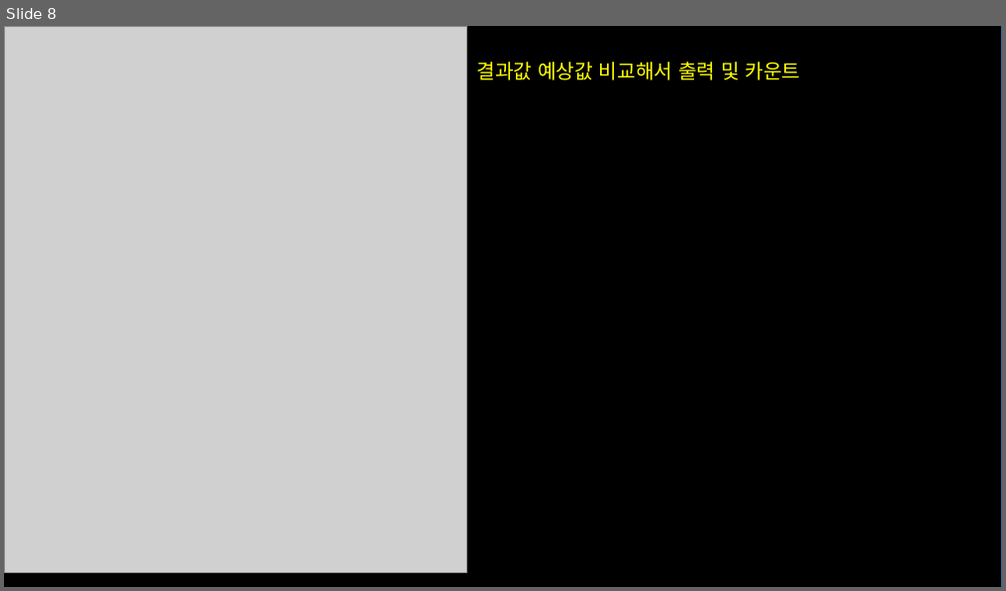
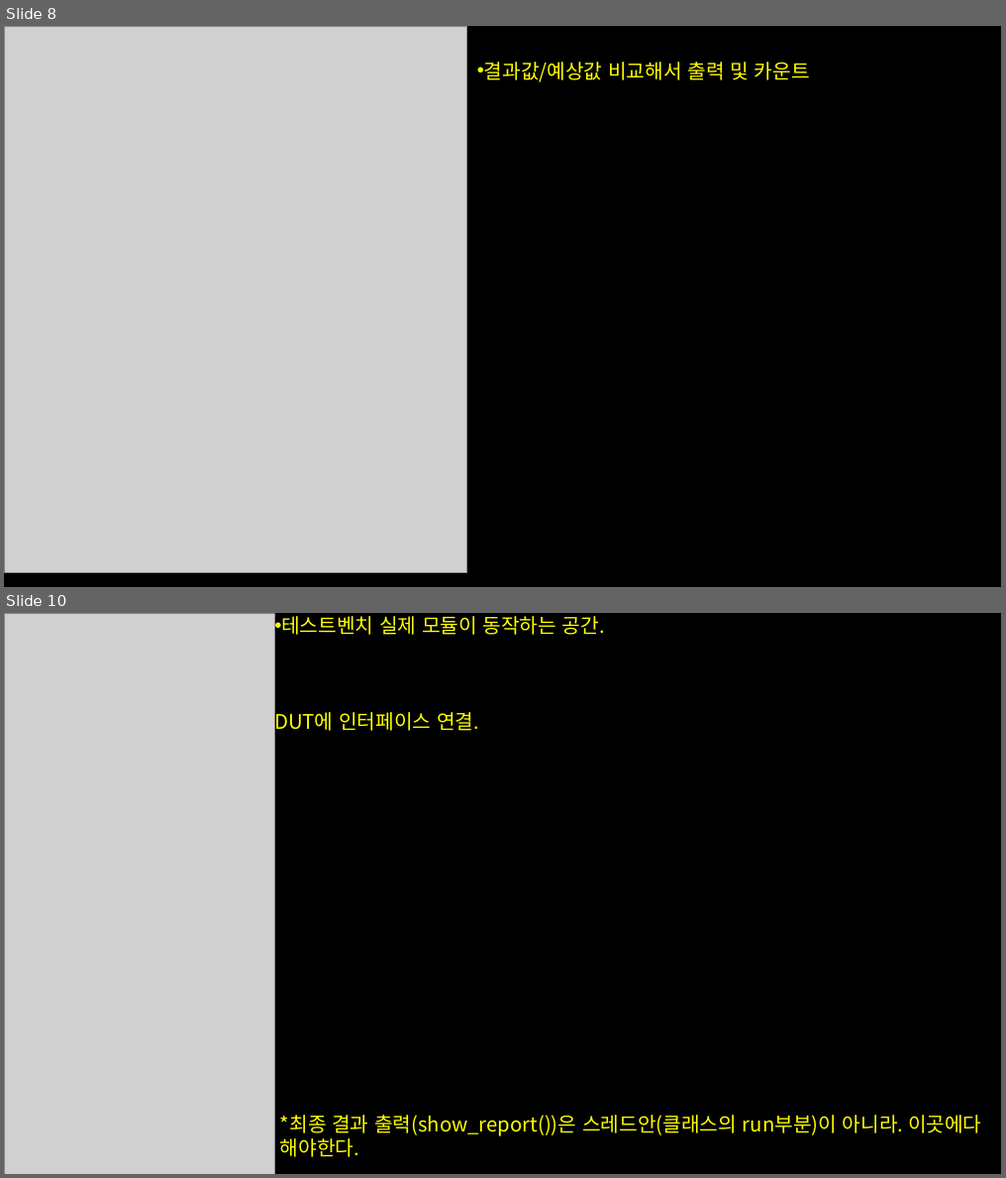
Before and after one commit to cong2738/my_RISC-V, a slide deck: 250424_시스템베릴로그 UVM프레임워크 구조 공부.pptx. Shown one above the other, each under a label of ours: slide 8 before the commit, slides 8 and 10 after it; the slides between them are not shown. The pictures are 1006x591 and 1006x1178 pixels, drawn with LibreOffice and Linux fonts; fonts in the diff are those of the drawing; grey boxes stand for pictures. Boxes give left, top, right and bottom in pixels: in the first picture for what was removed or moved away, otherwise in the second. Text is boxed around its words. In the diff, an @@ line names an element or a change of style, - is before the commit and + after.

```diff
--- a/250424_시스템베릴로그 UVM프레임워크 구조 공부.pptx
+++ b/250424_시스템베릴로그 UVM프레임워크 구조 공부.pptx
@@ slide 10 added at [4,613,1002,1174], background #FFFFFF @@
@@ freeform shape added at [4,613,1002,1174], fill #000000, outline #3465A4 0 pt @@
@@ picture added at [4,613,274,1174] @@
@@ text added at [281,616,605,635], 16 pt, text #FFFF00 @@
+• 테스트벤치 실제 모듈이 동작하는 공간.
@@ text added at [274,708,479,735], 16 pt, text #FFFF00 @@
+DUT에 인터페이스 연결.
@@ text added at [280,1115,982,1157], 16 pt, text #FFFF00 @@
+*최종 결과 출력(show_report())은 스레드안(클래스의 run부분)이 아니라. 이곳에다 해야한다.
@@ slide 8 changed as well @@
@@ text at [484,62,810,82]: text changed @@
-결과값 예상값 비교해서 출력 및 카운트
+• 결과값/예상값 비교해서 출력 및 카운트
```
Also in this commit, not shown: 7 other slides changed, 1 other slide added, 1 other file.
